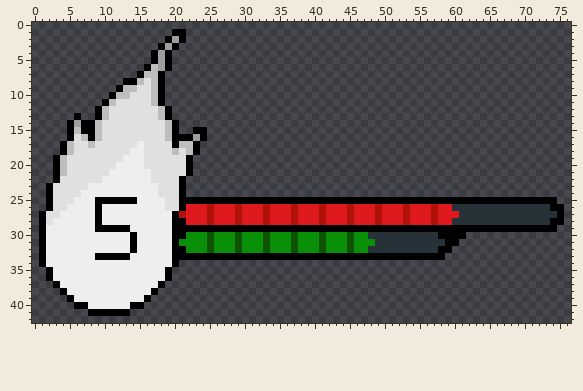
One commit to this pixel-art file: art/ase/HUD.ase. Above, as it was before the edit.
97x58 pixels, 1 frame. The old version is drawn lined up with the new one, on the new canvas.
And afterwards:
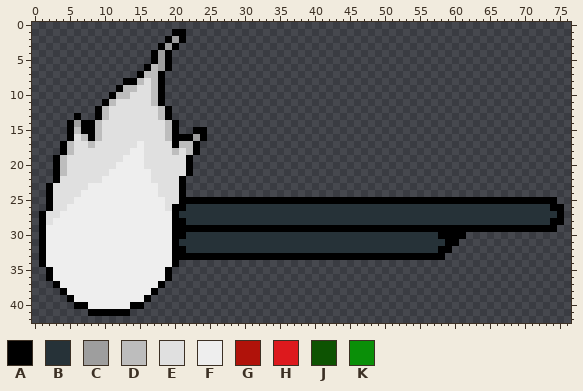
Palette (. is transparent): A #000000  B #263238  C #9e9e9e  D #bdbdbd  E #e0e0e0  F #eeeeee  G #b0120a  H #dd191d  J #0d5302  K #0a8f08
The author wrote: More layers for the exports
The edit:
canvas 97x58 -> 77x43, the old top-left corner now at -13,-8 (the part of the old canvas that was cut away was empty and is not shown)
Changed rows in their new state; - is an unchanged pixel.
first column x 9:
25 FFFFFF----------------------------------------------
26 F----------A-BBBBBBBBBBBBBBBBBBBBBBBBBBBBBBBBBBBBBB-
27 F-----------BBBBBBBBBBBBBBBBBBBBBBBBBBBBBBBBBBBBBBBB
28 F------------BBBBBBBBBBBBBBBBBBBBBBBBBBBBBBBBBBBBBB-
29 FFFFF-----------------------------------------------
30 -----F-------BBBBBBBBBBBBBBBBBBBBBBBBBB-------------
31 -----F------BBBBBBBBBBBBBBBBBBBBBBBBBBBB------------
32 -----F-------BBBBBBBBBBBBBBBBBBBBBBBBBB-------------
33 FFFFF-----------------------------------------------
Boxes around the changes in both pictures, in picture pixels (x1, y1, x2, y2):
changed: (95, 197, 137, 260)
changed: (172, 204, 459, 253)
